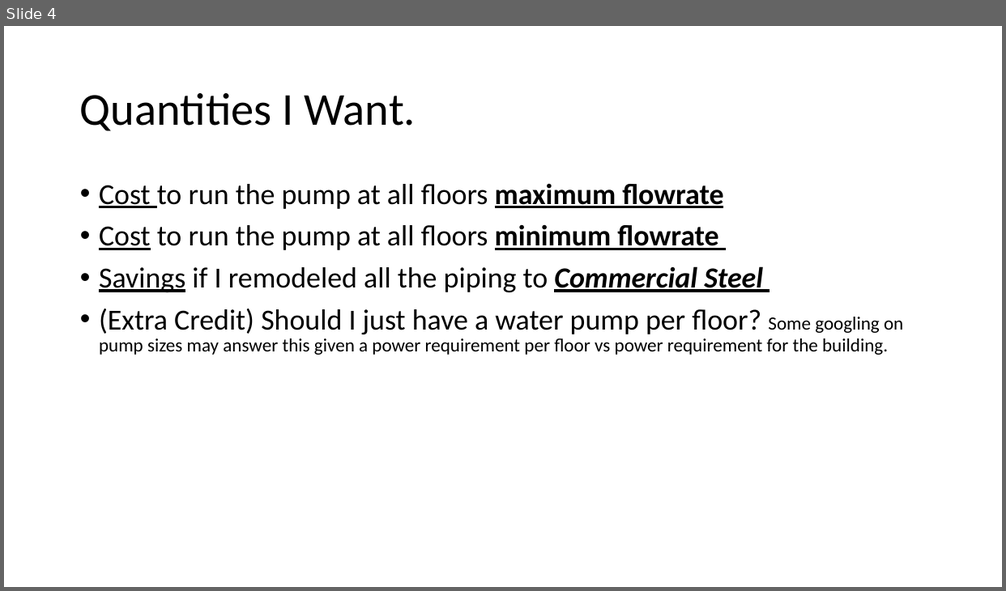
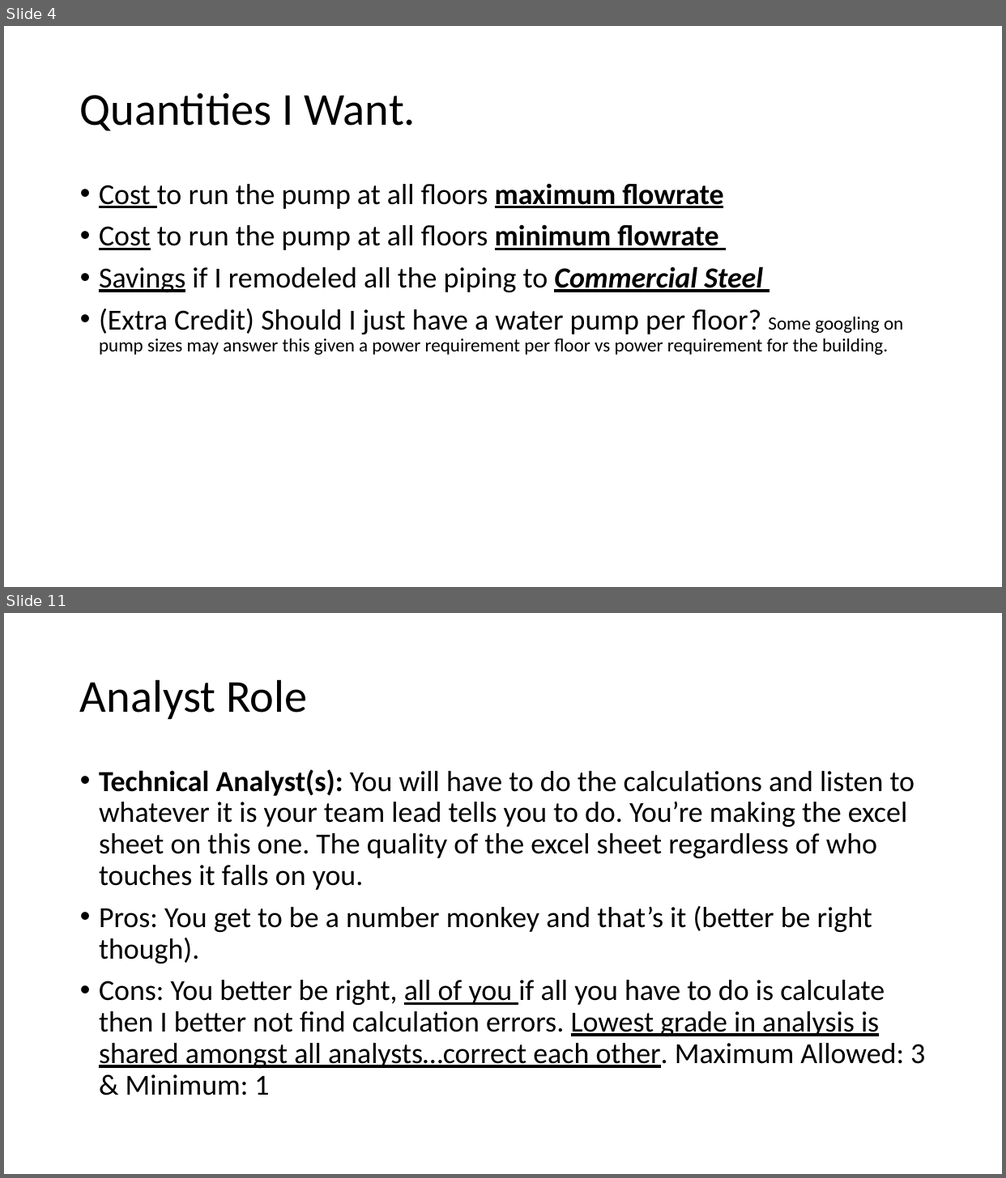
Before and after one commit to smohler/ME322-S20, a slide deck: projects/Project-1.pptx. Shown one above the other, each under a label of ours: slide 4 before the commit, slides 4 and 11 after it; the slides between them are not shown. The pictures are 1006x591 and 1006x1178 pixels, drawn with LibreOffice and Linux fonts; fonts in the diff are those of the drawing. Boxes give left, top, right and bottom in pixels: in the first picture for what was removed or moved away, otherwise in the second. Text is boxed around its words. In the diff, an @@ line names an element or a change of style, - is before the commit and + after.

Commit message:
updated project grade rubric/rules

```diff
--- a/projects/Project-1.pptx
+++ b/projects/Project-1.pptx
@@ slide 11 added at (4,613,1002,1174), background #FFFFFF @@
@@ title added at (80,679,307,719), 44 pt, text #000000 @@
+Analyst Role
@@ text added at (99,769,925,1096), 28 pt, text #000000 @@
+• Technical Analyst(s): You will have to do the calculations and listen to whatever it is your team lead tells you to do. You’re making the excel sheet on this one. The quality of the excel sheet regardless of who touches it falls on you.
+• Pros: You get to be a number monkey and that’s it (better be right though).
+• Cons: You better be right, all of you if all you have to do is calculate then I better not find calculation errors. Lowest grade in analysis is shared amongst all analysts…correct each other. Maximum Allowed: 3 & Minimum: 1
```
Also in this commit, not shown: 2 slides changed, 6 other slides added, 1 other file.
